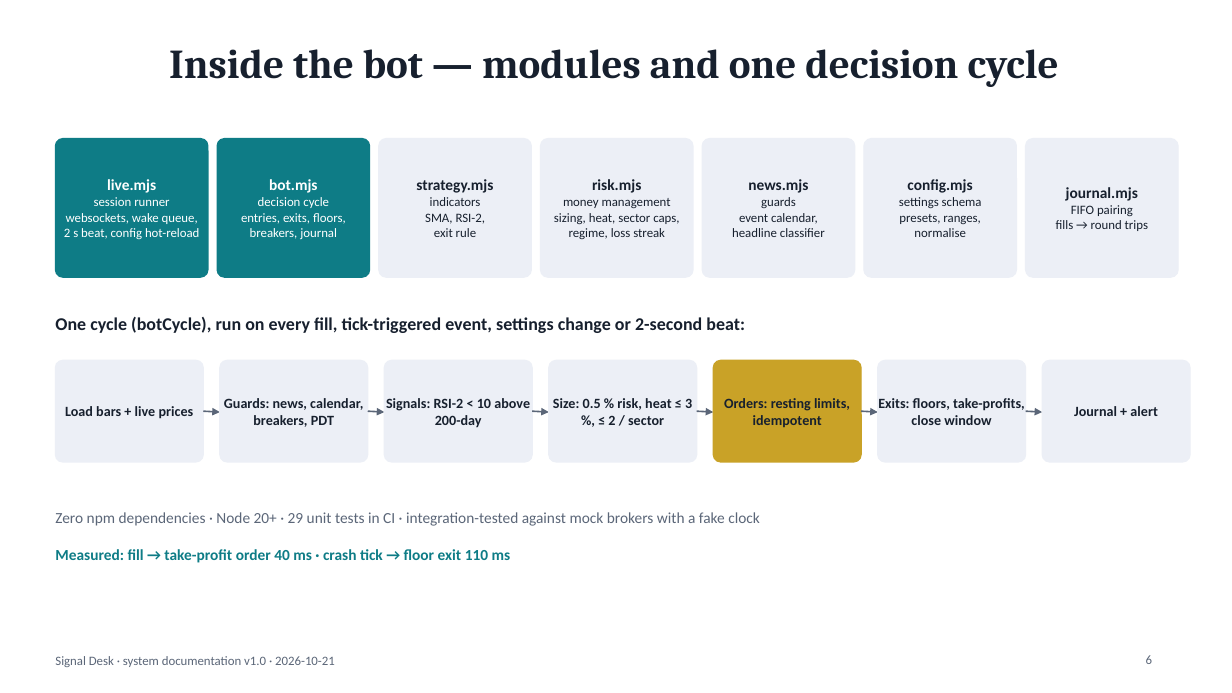
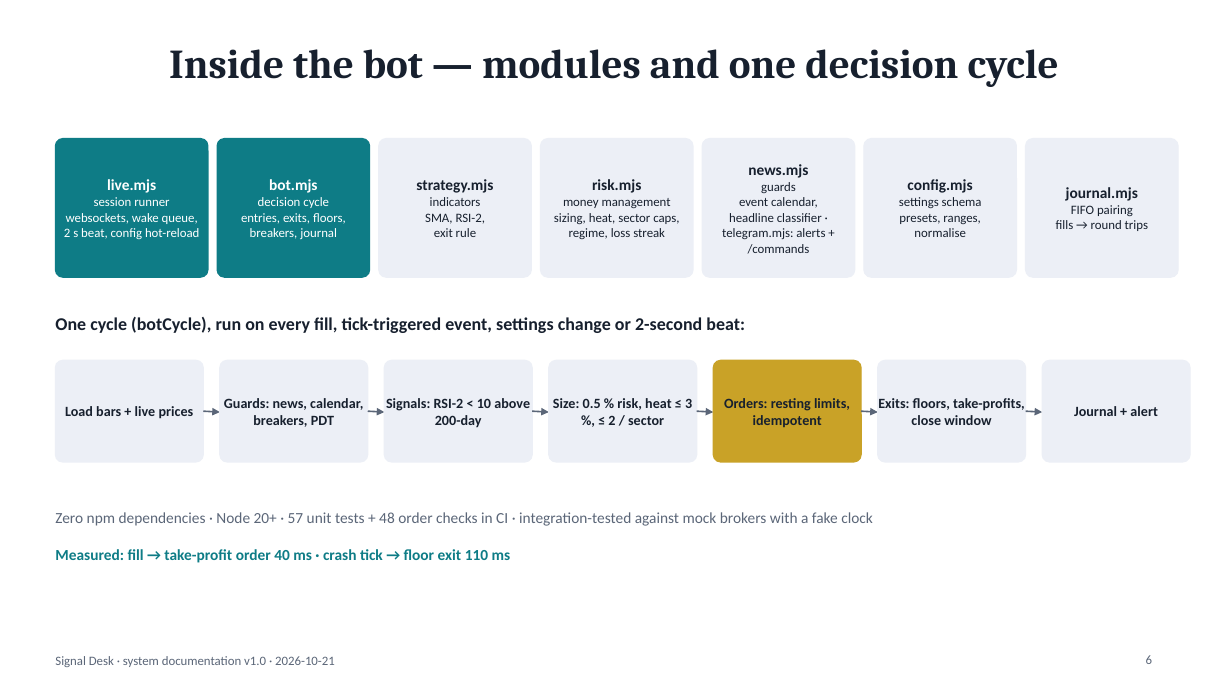
Before and after one commit to harimula/signal-desk, a slide deck: slide 6 of docs/architecture.pptx. Drawn at 1232x693 pixels with LibreOffice and Linux fonts; fonts in the diff are those of the drawing. Boxes give left, top, right and bottom in pixels: in the first picture for what was removed or moved away, otherwise in the second. Text is boxed around its words. In the diff, an @@ line names an element or a change of style, - is before the commit and + after.

```diff
--- a/docs/architecture.pptx
+++ b/docs/architecture.pptx
@@ text at (x1=722, y1=213, x2=825, y2=254): text changed @@
-headline classifier
+headline classifier · telegram.mjs: alerts + /commands
@@ text at (x1=55, y1=512, x2=873, y2=526): text changed @@
-Zero npm dependencies · Node 20+ · 29 unit tests in CI · integration-tested against mock brokers with a fake clock
+Zero npm dependencies · Node 20+ · 57 unit tests + 48 order checks in CI · integration-tested against mock brokers with a fake clock
```
Also in this commit, not shown: 3 other slides changed, 15 other files.
